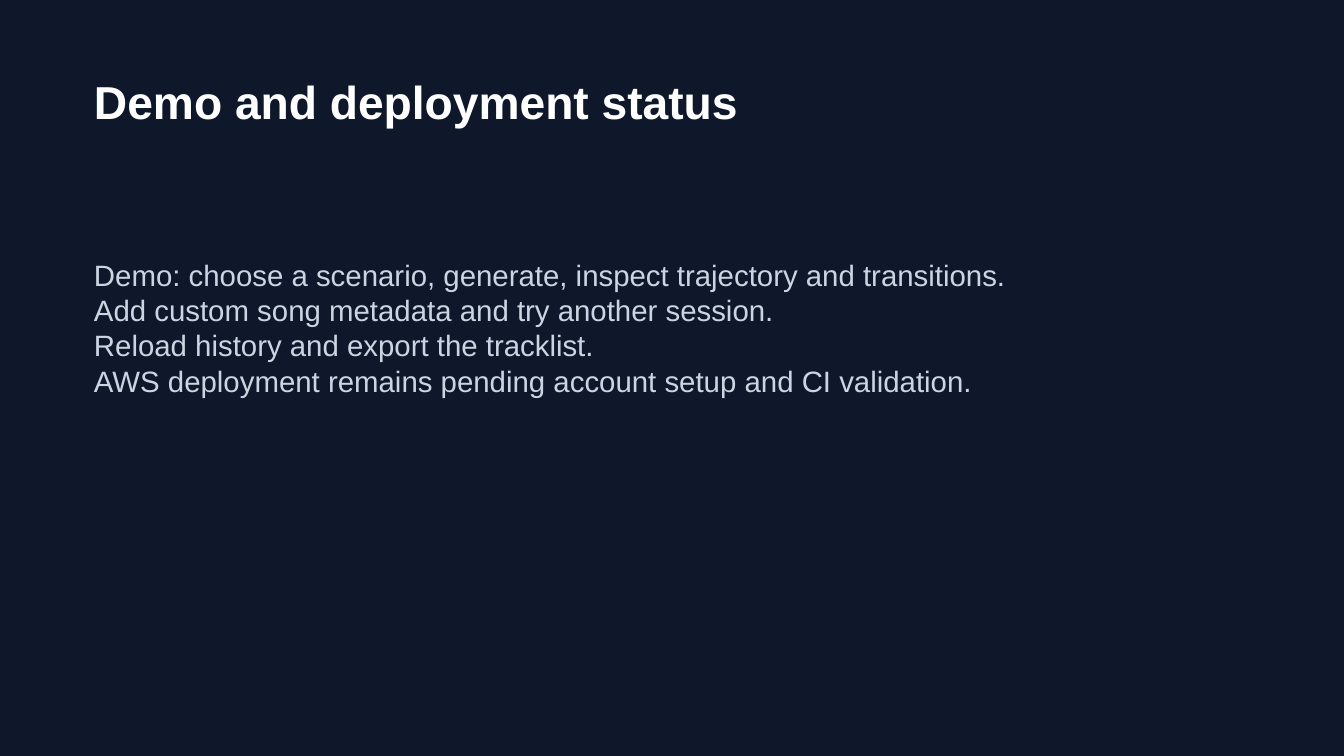
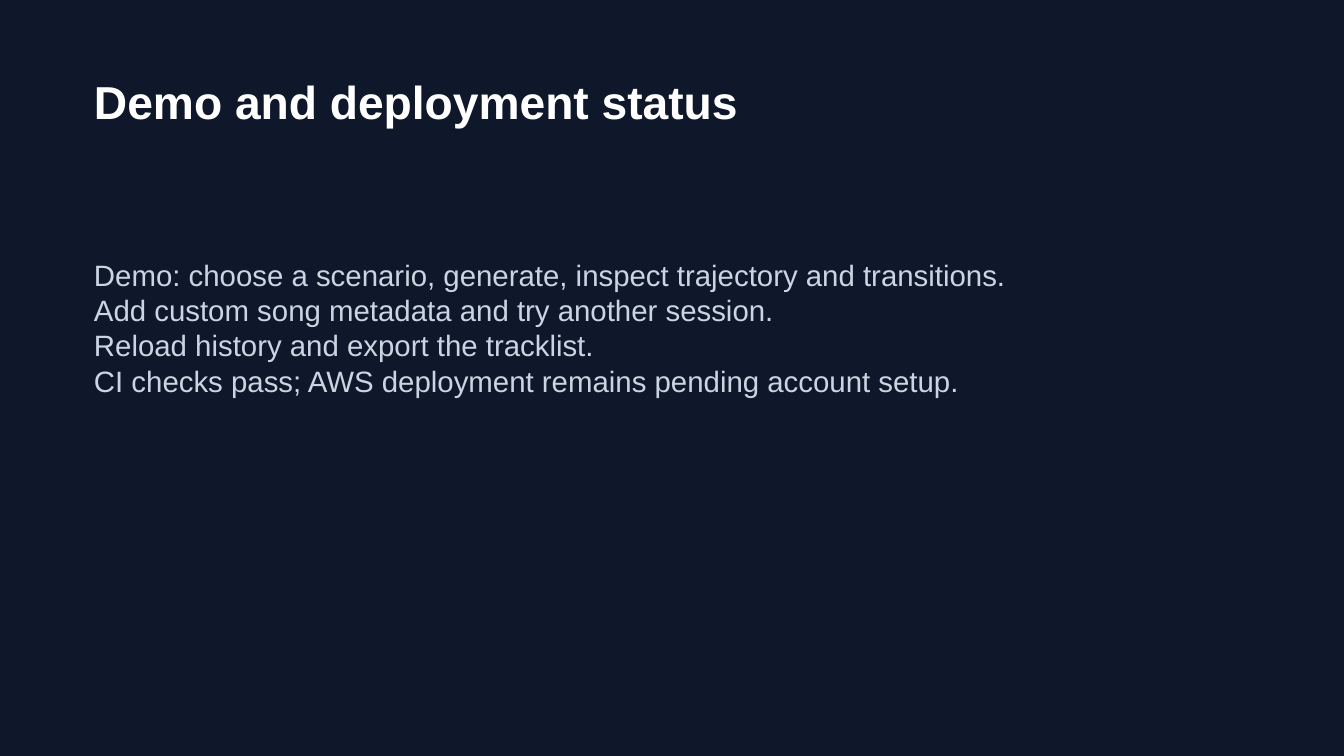
Before and after one commit to DipB3/Audio-Architecture-Playlist-Structuring-API, a slide deck: slide 8 of deliverables/Audio_Architecture_Presentation_Final.pptx. Drawn at 1344x756 pixels with LibreOffice and Linux fonts; fonts in the diff are those of the drawing. Boxes give left, top, right and bottom in pixels: in the first picture for what was removed or moved away, otherwise in the second. Text is boxed around its words. In the diff, an @@ line names an element or a change of style, - is before the commit and + after.

```diff
--- a/deliverables/Audio_Architecture_Presentation_Final.pptx
+++ b/deliverables/Audio_Architecture_Presentation_Final.pptx
@@ text at (94,370,958,398): text changed @@
-AWS deployment remains pending account setup and CI validation.
+CI checks pass; AWS deployment remains pending account setup.
```
Also in this commit, not shown: 3 other slides changed, 11 other files.
